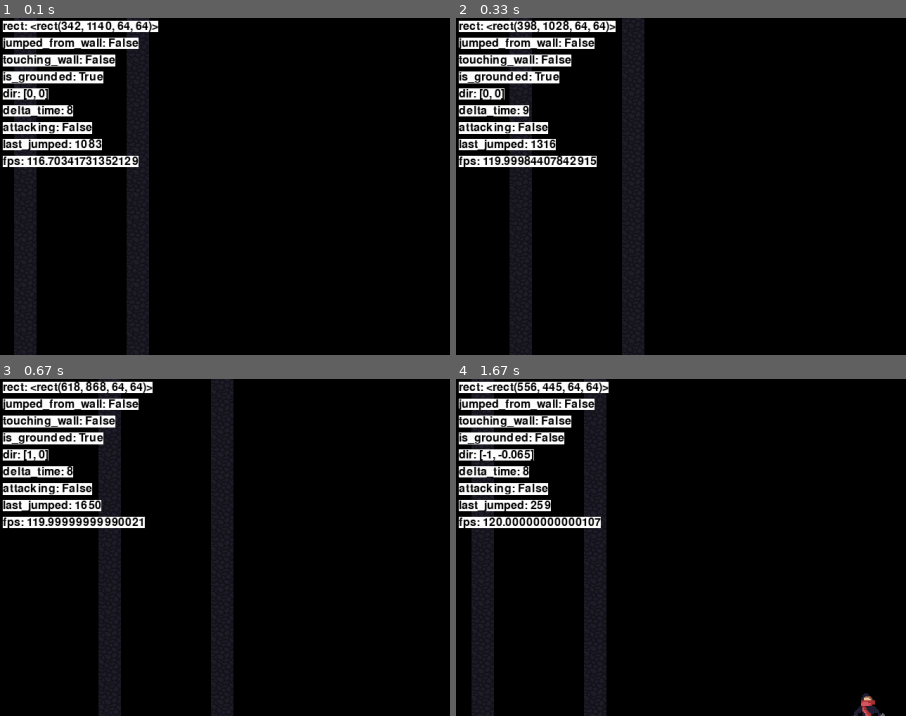
Above: before the commit, frames 1-4 (two rows, left to right).
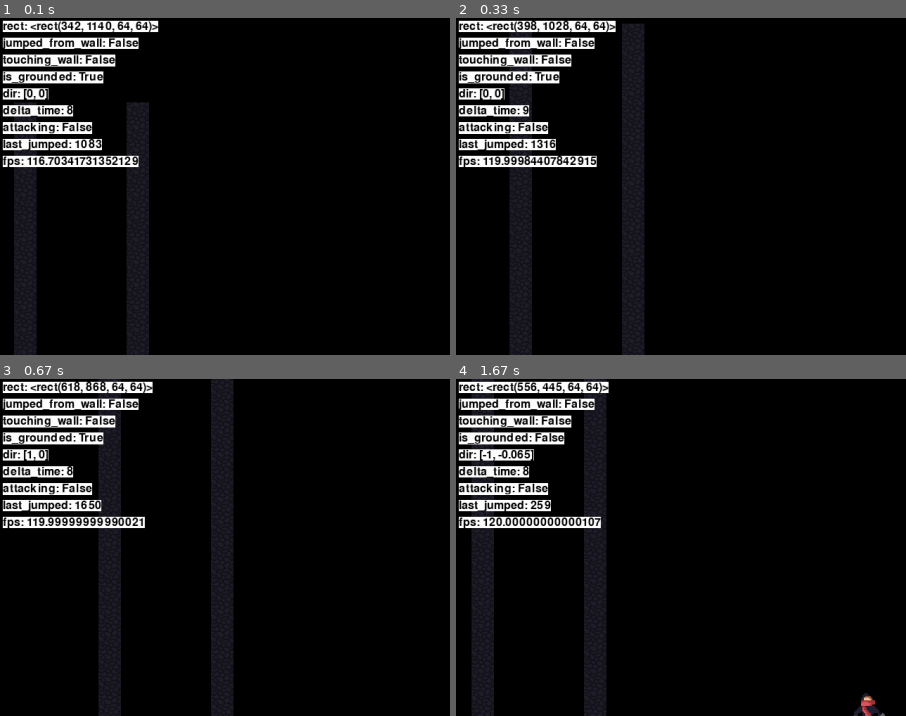
Above: after the commit, the same moments.

Repository: zyxwars/ninja
Game: pygame game, started from main.py
Same seed, same stepped clock (60 frames per second), same inputs: the game is played once before the commit and once after it.
Inputs:
- Up to frame 1 (0.1 s): no input
- Up to frame 2 (0.33 s): no input
- Up to frame 3 (0.67 s): hold D from 0.33 s (still down)
- Up to frame 4 (1.67 s): release D at 0.8 s; hold D 0.83-1.3 s; tap Space at 0.9, 1.2, 1.4 s; hold A from 1.33 s (still down)
The pictures show only the part of the screen within x 0-50%, y 0-50%; the shares and areas given below are measured in that part.

The runs differ from the first frame. In frame 1, 1.3% of the frame differs, in the area x 3-34%, y 0-25%; in frame 2, 0.1%; in frame 3, nothing differs; in frame 4, nothing differs.

Commit message:
Make tiles drawable

Diff:
--- a/editor.py
+++ b/editor.py
@@ -18,12 +18,12 @@
 
 with open('./level/level.txt', encoding='utf-8') as f:
     for row_index, row in enumerate(f):
-        for col_index, tile in enumerate(row):
-            if tile in [' ', '', '\n']:
+        for col_index, tile_type in enumerate(row):
+            if tile_type in [' ', '', '\n']:
                 continue
             else:
                 tiles.add(Tile((col_index * config.TILE_SIZE,
-                          row_index * config.TILE_SIZE), tile))
+                          row_index * config.TILE_SIZE), tile_type))
 
 
 PALETTE_SIZE = 8 * (config.TILE_SIZE + 4) + 4
@@ -78,6 +78,18 @@
                 tile.rect.y += mouse_pos[1] - drag_start_pos[1]
 
             drag_start_pos = mouse_pos
+        elif mouse[0] and palette_selected_tile:
+            # Update existing tile texture
+            for tile in tiles:
+                if tile.rect.collidepoint(mouse_pos[0] * zoom ** -1, mouse_pos[1] * zoom ** -1):
+                    tile.image = palette_selected_tile.image
+                    tile.tile_type = palette_selected_tile.tile_type
+                    break
+            # Create new tile
+            else:
+                tile = Tile((mouse_pos[0] * zoom ** -1 // 32 * 32,
+                            mouse_pos[1] * zoom ** -1 // 32 * 32), palette_selected_tile.tile_type)
+                tiles.add(tile)
 
         # Delete tile
         if mouse[2]:
@@ -103,7 +115,7 @@
 
     # Palette gui should render even when not in focus
     palette.set_alpha(50)
-    palette.fill('yellow')
+    palette.fill('white')
     palette_tiles.draw(palette)
 
     if palette_selected_tile:
--- a/level/level.txt
+++ b/level/level.txt
@@ -1,8 +1,8 @@
-1    1
-1    1
-1    1
-1    1
-1    1
+
+
+
+
+
 1    1
 1    1
 1    1
--- a/level/tile.py
+++ b/level/tile.py
@@ -7,6 +7,7 @@
 class Tile(pg.sprite.Sprite):
     def __init__(self, pos, tile_type, *args, **kwargs):
         super().__init__(*args, **kwargs)
+        self.tile_type = tile_type
         try:
             self.image = pg.image.load(
                 get_path(__file__, f'assets/tile{tile_type}.png')).convert_alpha()
